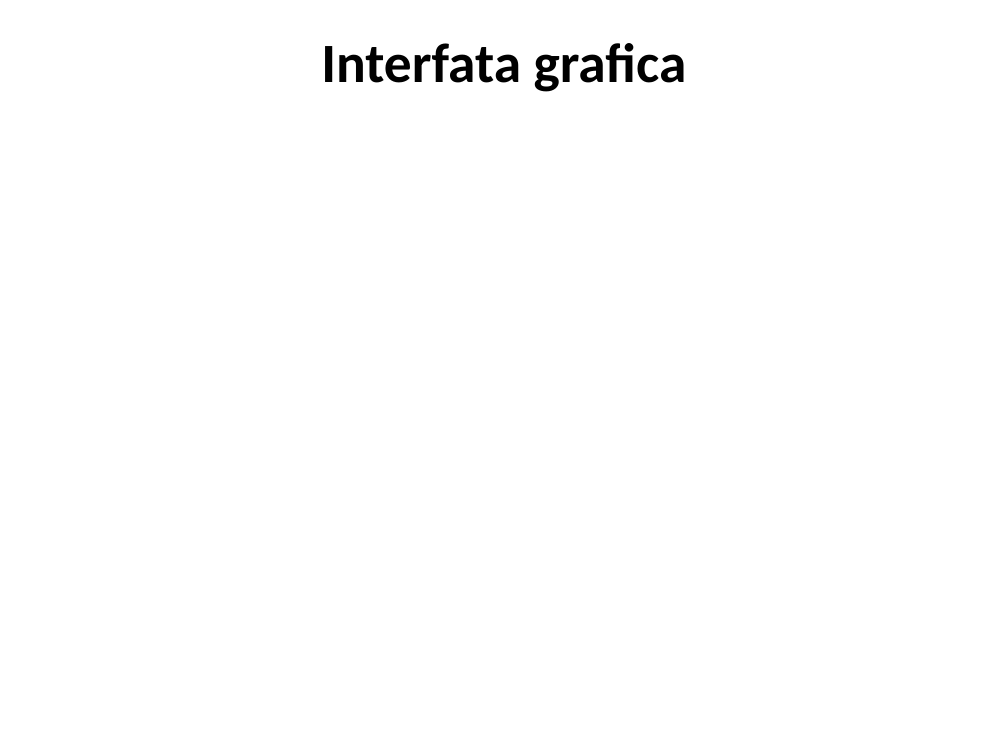
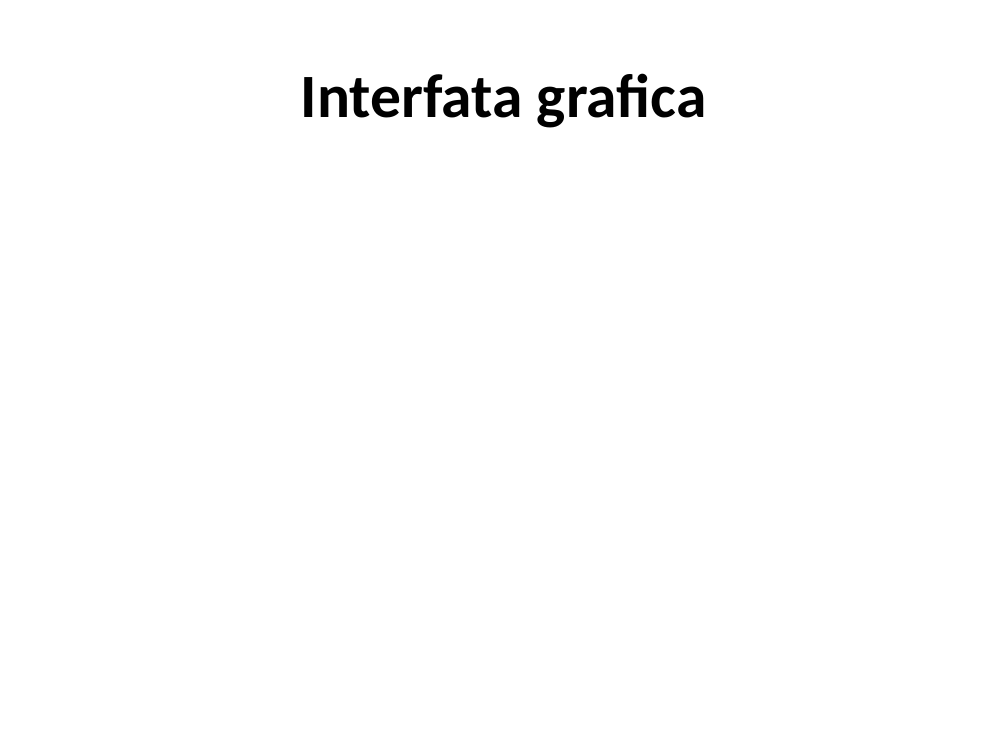
Before and after one commit to davidbalazs/chessEngine-documentation, a slide deck: slide 25 of Documentation written by me/Documente facute pentru facultate/SI_prezentare_finala.pptx. Drawn at 1008x756 pixels with LibreOffice and Linux fonts; fonts in the diff are those of the drawing; background and template pictures are left out. Boxes give left, top, right and bottom in pixels: in the first picture for what was removed or moved away, otherwise in the second. Text is boxed around its words. In the diff, an @@ line names an element or a change of style, - is before the commit and + after.

```diff
--- a/Documentation written by me/Documente facute pentru facultate/SI_prezentare_finala.pptx
+++ b/Documentation written by me/Documente facute pentru facultate/SI_prezentare_finala.pptx
@@ title "Interfata grafica" at (301,73,707,128): size 39.6 to 44 pt @@
```
Also in this commit, not shown: 8 other slides changed, 2 slides removed, 9 other files.
